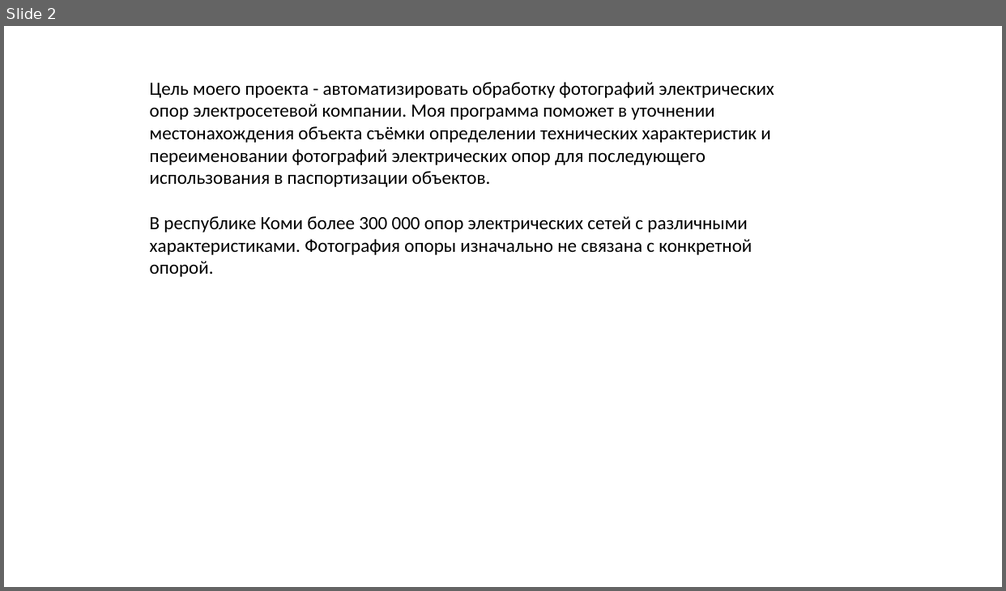
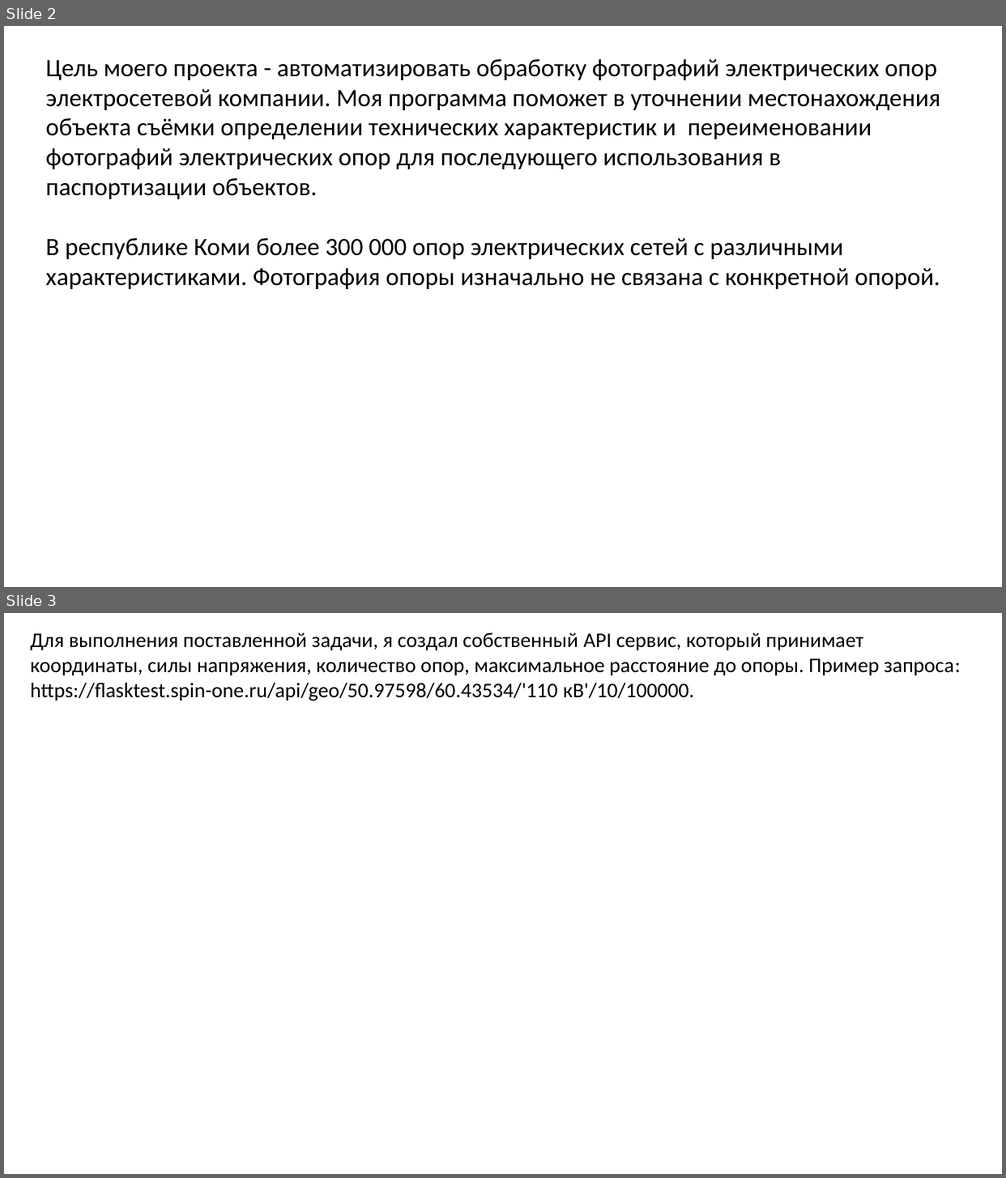
Before and after one commit to korbinat/GeoPhoto, a slide deck: Презентация программы.pptx. Shown one above the other, each under a label of ours: slide 2 before the commit, slides 2 and 3 after it. The pictures are 1006x591 and 1006x1178 pixels, drawn with LibreOffice and Linux fonts; fonts in the diff are those of the drawing. Boxes give left, top, right and bottom in pixels: in the first picture for what was removed or moved away, otherwise in the second. Text is boxed around its words. In the diff, an @@ line names an element or a change of style, - is before the commit and + after.

```diff
--- a/Презентация программы.pptx
+++ b/Презентация программы.pptx
@@ slide 3 added at bbox=[4, 613, 1002, 1174], background #FFFFFF @@
@@ text added at bbox=[30, 632, 961, 701], 20 pt, text #000000 @@
+Для выполнения поставленной задачи, я создал собственный API сервис, который принимает координаты, силы напряжения, количество опор, максимальное расстояние до опоры. Пример запроса: https://flasktest.spin-one.ru/api/geo/50.97598/60.43534/'110 кВ'/10/100000.
@@ slide 2 changed as well @@
@@ text "Цель моего проекта - автоматизировать ...": place and size @@
-text "Цель моего проекта - автоматизировать ..." at bbox=[150, 82, 774, 277]
+text "Цель моего проекта - автоматизировать ..." at bbox=[46, 59, 940, 289]
@@ text "Цель моего проекта - автоматизировать ..." at bbox=[46, 59, 940, 289]: size 18 to 24 pt @@
```
Also in this commit, not shown: 6 other slides changed, 1 other slide added, 1 slide removed.
